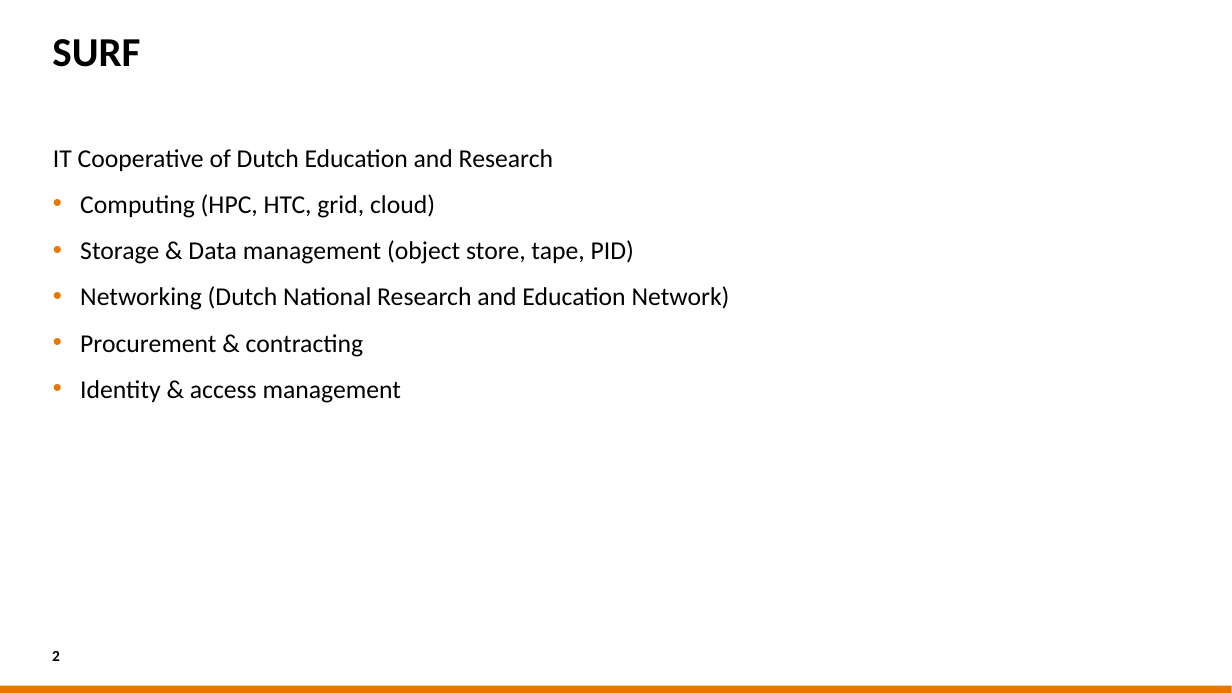
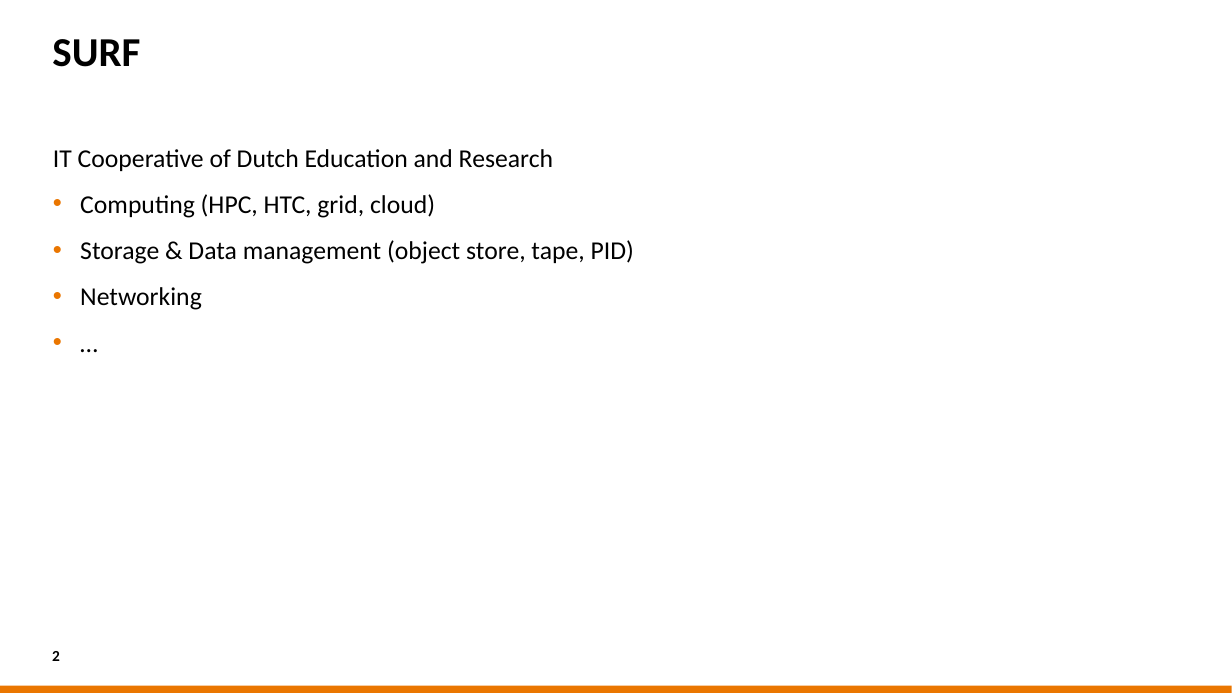
Before and after one commit to casparvl/EUM25, a slide deck: slide 2 of 2025-03-18 EasyBuild User Meeting - EasyBuild at SURF.pptx. Drawn at 1232x693 pixels with LibreOffice and Linux fonts; fonts in the diff are those of the drawing; background and template pictures are left out. Boxes give left, top, right and bottom in pixels: in the first picture for what was removed or moved away, otherwise in the second. Text is boxed around its words. In the diff, an @@ line names an element or a change of style, - is before the commit and + after.

```diff
--- a/2025-03-18 EasyBuild User Meeting - EasyBuild at SURF.pptx
+++ b/2025-03-18 EasyBuild User Meeting - EasyBuild at SURF.pptx
@@ text at [80, 287, 202, 310]: text changed @@
-• Networking (Dutch National Research and Education Network)
-• Procurement & contracting
-• Identity & access management
+• Networking
+• …
```
Also in this commit, not shown: 5 other slides changed, 1 slide added, 1 other file.
